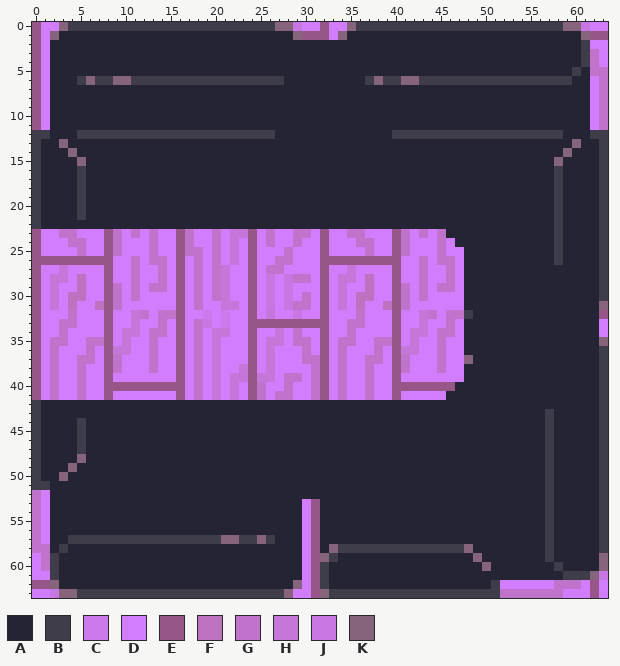
Two states of a pixel-art file, Assets/Sprites/Titles/bigchair.aseprite. Above: the version before the commit.
64x64 pixels, 1 frame. Colours within 5 levels of each other are drawn and written as one.
Visible layers, top first: "Layer 2", "Layer 1".
Palette (. is transparent): A #252434  B #3e3d49  C #cc79ec  D #d27cff  E #965788  F #bd72c0  G #c073ca  H #c576d9  J #c877e2  K #86647b
Pixels before (only the part around the change), first column x 0:
 0 EDDKBBBBBBBBBBBBBBBBBBBBBBBKKJDDEDDKBBBBBBBBBBBBBBBBBBBBBBBKKJDD
 1 EDKAAAAAAAAAAAAAAAAAAAAAAAAAAKEEEDKAAAAAAAAAAAAAAAAAAAAAAAAAAKEE
 2 EDAAAAAAAAAAAAAAAAAAAAAAAAAAAAAAAAAAAAAAAAAAAAAAAAAAAAAAAAAAABDD
 3 EDAAAAAAAAAAAAAAAAAAAAAAAAAAAAAAAAAAAAAAAAAAAAAAAAAAAAAAAAAAABGD
 4 EDAAAAAAAAAAAAAAAAAAAAAAAAAAAAAAAAAAAAAAAAAAAAAAAAAAAAAAAAAAABGD
 5 EDAAAAAAAAAAAAAAAAAAAAAAAAAAAAAAAAAAAAAAAAAAAAAAAAAAAAAAAAAABAGG
 6 EDAAABKBBKKBBBBBBBBBBBBBBBBBAAAAAAAAABKBBKKBBBBBBBBBBBBBBBBBAADG
 7 EDAAAAAAAAAAAAAAAAAAAAAAAAAAAAAAAAAAAAAAAAAAAAAAAAAAAAAAAAAAAADG
 8 EDAAAAAAAAAAAAAAAAAAAAAAAAAAAAAAAAAAAAAAAAAAAAAAAAAAAAAAAAAAAADG
 9 EDAAAAAAAAAAAAAAAAAAAAAAAAAAAAAAAAAAAAAAAAAAAAAAAAAAAAAAAAAAAADG
10 EDAAAAAAAAAAAAAAAAAAAAAAAAAAAAAAAAAAAAAAAAAAAAAAAAAAAAAAAAAAAADG
11 EDAAAAAAAAAAAAAAAAAAAAAAAAAAAAAAAAAAAAAAAAAAAAAAAAAAAAAAAAAAAADG
12 BBAAABBBBBBBBBBBBBBBBBBBBBBAAAAAAAAAAAAABBBBBBBBBBBBBBBBBBBAAABB
13 BAAKAAAAAAAAAAAAAAAAAAAAAAAAAAAAAAAAAAAAAAAAAAAAAAAAAAAAAAAAKAAB
14 BAAAKAAAAAAAAAAAAAAAAAAAAAAAAAAAAAAAAAAAAAAAAAAAAAAAAAAAAAAKAAAB
15 BAAAAKAAAAAAAAAAAAAAAAAAAAAAAAAAAAAAAAAAAAAAAAAAAAAAAAAAAAKAAAAB
16 BAAAABAAAAAAAAAAAAAAAAAAAAAAAAAAAAAAAAAAAAAAAAAAAAAAAAAAAABAAAAB
17 BAAAABAAAAAAAAAAAAAAAAAAAAAAAAAAAAAAAAAAAAAAAAAAAAAAAAAAAABAAAAB
18 BAAAABAAAAAAAAAAAAAAAAAAAAAAAAAAAAAAAAAAAAAAAAAAAAAAAAAAAABAAAAB
19 BAAAABAAAAAAAAAAAAAAAAAAAAAAAAAAAAAAAAAAAAAAAAAAAAAAAAAAAABAAAAB
20 BAAAABAAAAAAAAAAAAAAAAAAAAAAAAAAAAAAAAAAAAAAAAAAAAAAAAAAAABAAAAB
21 BAAAABAAAAAAAAAAAAAAAAAAAAAAAAAAAAAAAAAAAAAAAAAAAAAAAAAAAABAAAAB
22 BAAAAAAAAAAAAAAAAAAAAAAAAAAAAAAAAAAAAAAAAAAAAAAAAAAAAAAAAABAAAAB
23 EDDGGDDDEGDGDGDDEGDDGDHHEDGDDGGDEDDGGDDDEGDGDGAAAAAAAAAAAABAAAAB
24 EDDDGGDDEGDDDGDDEGDDGDHDEDGDDGDDEDDDGGDDEGDDDGDAAAAAAAAAAABAAAAB
25 EDDDDGDDEGDDDGDDEGGDGDHDEDDDGDDDEDDDDGDDEGDDDGDDAAAAAAAAAABAAAAB
26 EEEEEEEEEDDGDGGDEDGDGDHDEDDGGDDDEEEEEEEEEDDGDGGDAAAAAAAAAABAAAAB
27 EDDHDDDDEDDGDDGDEDGDGHDDEDGGDDDDEDDHDDDDEDDGDDGDAAAAAAAAAAAAAAAB
28 EDHHDFDDEDDGDDGDEDGDGHDDEDJDJGGDEDHHDFDDEDDGDDGDAAAAAAAAAAAAAAAB
29 EDHDDFDDEGDGDGGDEDGDGHDDEDJDJDDDEDHDDFDDEGDGDGGDAAAAAAAAAAAAAAAB
30 EDHDFFDDEGDGDDDDEDGDGHDDEDJDJDGDEDHDFFDDEGDGDDDDAAAAAAAAAAAAAAAB
31 EDHDFDDFEGDDDDDDEDGDDHHDEDJDJGGDEDHDFDDFEGDDDDDDAAAAAAAAAAAAAAAK
32 EDDDGDDDEDDHGDGGEDDCDCDDEDHDDJDDEDDDGDDDEDDHGDGGBAAAAAAAAAAAAAAE
33 EDDGGDDDEDDHDDGDEDGJDCDDEEEEEEEEEDDGGDDDEDDHDDGDAAAAAAAAAAAAAAAD
34 EDDGDDDDEDHHDGGDEDGDHHDDEDDHDGDDEDDGDDDDEDHHDGGDAAAAAAAAAAAAAAAD
35 EDGGDDGGEDHDDGDDEDGDHDDDEDHHDGGDEDGGDDGGEDHDDGDDAAAAAAAAAAAAAAAK
36 EDGDDDGDEHHDDGDDEDGDHDDDEDHDDDGDEDGDDDGDEHHDDGDDAAAAAAAAAAAAAAAB
37 EDGDDGGDEGDDDGDDEDGDHDDDEDHDDDGGEDGDDGGDEGDDDGDDKAAAAAAAAAAAAAAB
38 EDGDDGDDEGDDDGDDEDGDHDDHEDHDDDDGEDGDDGDDEGDDDGDDAAAAAAAAAAAAAAAB
39 EDGDDGDDEDDDDDDDEDGDHDHHEHHDGGDGEDGDDGDDEDDDDDDDAAAAAAAAAAAAAAAB
40 EDGDDGDDEEEEEEEEEDGDHDHDEGDDGDDGEDGDDGDDEEEEEEEAAAAAAAAAAAAAAAAB
41 EDGDDGDDEDDDDDDDEDGDHDHDEGDGGDDGEDGDDGDDEDDDDDAAAAAAAAAAAAAAAAAB
42 BAAAAAAAAAAAAAAAAAAAAAAAAAAAAAAAAAAAAAAAAAAAAAAAAAAAAAAAAAAAAAAB
43 BAAAAAAAAAAAAAAAAAAAAAAAAAAAAAAAAAAAAAAAAAAAAAAAAAAAAAAAABAAAAAB
44 BAAAABAAAAAAAAAAAAAAAAAAAAAAAAAAAAAAAAAAAAAAAAAAAAAAAAAAABAAAAAB
45 BAAAABAAAAAAAAAAAAAAAAAAAAAAAAAAAAAAAAAAAAAAAAAAAAAAAAAAABAAAAAB
46 BAAAABAAAAAAAAAAAAAAAAAAAAAAAAAAAAAAAAAAAAAAAAAAAAAAAAAAABAAAAAB
47 BAAAABAAAAAAAAAAAAAAAAAAAAAAAAAAAAAAAAAAAAAAAAAAAAAAAAAAABAAAAAB
48 BAAAAKAAAAAAAAAAAAAAAAAAAAAAAAAAAAAAAAAAAAAAAAAAAAAAAAAAABAAAAAB
49 BAAAKAAAAAAAAAAAAAAAAAAAAAAAAAAAAAAAAAAAAAAAAAAAAAAAAAAAABAAAAAB
50 BAAKAAAAAAAAAAAAAAAAAAAAAAAAAAAAAAAAAAAAAAAAAAAAAAAAAAAAABAAAAAB
51 BBAAAAAAAAAAAAAAAAAAAAAAAAAAAAAAAAAAAAAAAAAAAAAAAAAAAAAAABAAAAAB
52 GDAAAAAAAAAAAAAAAAAAAAAAAAAAAAAAAAAAAAAAAAAAAAAAAAAAAAAAABAAAAAB
53 GDAAAAAAAAAAAAAAAAAAAAAAAAAAAADEAAAAAAAAAAAAAAAAAAAAAAAAABAAAAAB
54 GDAAAAAAAAAAAAAAAAAAAAAAAAAAAADEAAAAAAAAAAAAAAAAAAAAAAAAABAAAAAB
55 GDAAAAAAAAAAAAAAAAAAAAAAAAAAAADEAAAAAAAAAAAAAAAAAAAAAAAAABAAAAAB
56 GDAAAAAAAAAAAAAAAAAAAAAAAAAAAADEAAAAAAAAAAAAAAAAAAAAAAAAABAAAAAB
57 GDAABBBBBBBBBBBBBBBBBKKBBKBAAADEAAAAAAAAAAAAAAAAAAAAAAAAABAAAAAB
58 GGABAAAAAAAAAAAAAAAAAAAAAAAAAADEAKBBBBBBBBBBBBBBKAAAAAAAABAAAAAB
59 DGBAAAAAAAAAAAAAAAAAAAAAAAAAAADEKBAAAAAAAAAAAAAAAKAAAAAAABAAAAAK
60 DGBAAAAAAAAAAAAAAAAAAAAAAAAAAADEBAAAAAAAAAAAAAAAAAKAAAAAAABAAAAK
61 DDBAAAAAAAAAAAAAAAAAAAAAAAAAAADEBAAAAAAAAAAAAAAAAAAAAAAAAAABBBKJ
62 EEKAAAAAAAAAAAAAAAAAAAAAAAAAAKDEBAAAAAAAAAAAAAAAAAABDDDDDDGGGDED
63 DDJKKBBBBBBBBBBBBBBBBBBBBBBBKDDEKBBBBBBBBBBBBBBBBBBBGGGGGGGDDDED
After:
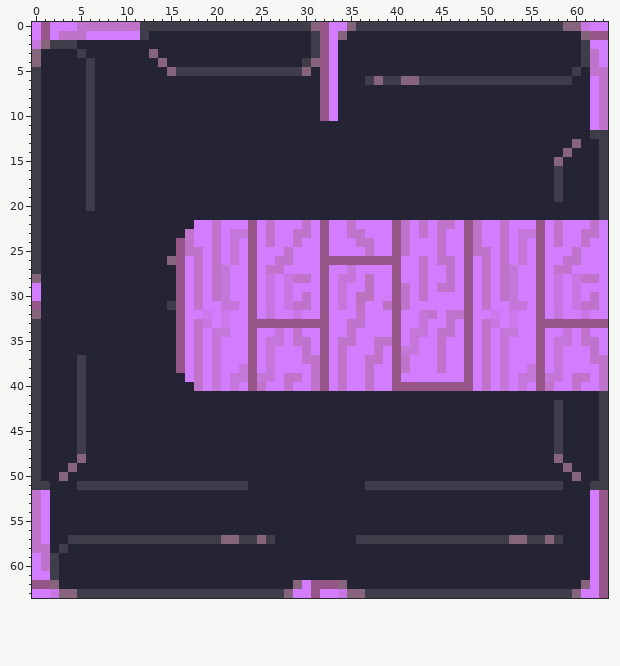
What changed:
Changed rows in their new state; - is an unchanged pixel.
Layer "Layer 2":
first column x 0:
 0 DE-DDGGGGGGG---------------BBBBK--------------------------------
 1 DEDGGGDDDDDDB----------------AAB--------------------------------
 2 JKBBB--------------------------BED------------------------------
 3 KA---B-------K-----------------BED------------------------------
 4 KA----B-------K---------------BKED------------------------------
 5 BA----B--------KBBBBBBBBBBBBBBK-ED------------------------------
 6 BA---ABAAAAAAAAAAAAAAAAAAAAA----ED------------------------------
 7 BA----B-------------------------ED------------------------------
 8 BA----B-------------------------ED------------------------------
 9 BA----B-------------------------ED------------------------------
10 BA----B-------------------------ED------------------------------
11 BA----B---------------------------------------------------------
12 -A---A-AAAAAAAAAAAAAAAAAAAA-------------AAAAAAAAAAAAAAAAAAA-----
13 ---A--B---------------------------------------------------------
14 ----A-B---------------------------------------------------------
15 -----AB---------------------------------------------------------
16 -----AB---------------------------------------------------------
17 -----AB---------------------------------------------------------
18 -----AB---------------------------------------------------------
19 -----AB---------------------------------------------------------
20 -----AB---------------------------------------------------A-----
21 -----A----------------------------------------------------A-----
22 ------------------DDGDDDEDGDDDGDEDDGDDDDEGDGDGGDEGDDGDDDEDGDDDGD
23 BAAAAAAAAAAAAAAAA-----------------------------DDEGDDGDHHEDGDDGGD
24 BAAAAAAAAAAAAAAA-------------------------------DEGDDGDHDEDGDDGDD
25 BAAAAAAAAAAAAAAA--------------------------------EGGDGDHDEDDDGDDD
26 BAAAAAAAAAAAAAAK--------------------------------EDGDGDHDEDDGGDDD
27 BAAAAAAAAAAAAAAA--------------------------------EDGDGHDDEDGGDDDD
28 KAAAAAAAAAAAAAAA--------------------------------EDGDGHDDEDJDJGGD
29 DAAAAAAAAAAAAAAA--------------------------------EDGDGHDDEDJDJDDD
30 DAAAAAAAAAAAAAAA--------------------------------EDGDGHDDEDJDJDGD
31 -AAAAAAAAAAAAAAB--------------------------------EDGDDHHDEDJDJGGD
32 KAAAAAAAAAAAAAAA--------------------------------EDDCDCDDEDHDDJDD
33 BAAAAAAAAAAAAAAA--------------------------------EDGJDCDDEEEEEEEE
34 BAAAAAAAAAAAAAAA--------------------------------EDGDHHDDEDDHDGD-
35 BAAAAAAAAAAAAAAA--------------------------------EDGDHDDDEDHHDGGD
36 BAAAAAAAAAAAAAAA--------------------------------EDGDHDDDEDHDDDGD
37 BAAAABAAAAAAAAAA--------------------------------EDGDHDDDEDHDDDGG
38 BAAAABAAAAAAAAAA--------------------------------EDGDHDDHEDHDDDDG
39 BAAAABAAAAAAAAAAA-------------------------------EDGDHDHHEHHDGGDG
40 BAAAABAAAAAAAAAAAA-----------------------------EEDGDHDHDEGDDGDDG
41 BAAAABAAAAAAAAAAAAAAAAAAAAAAAAAAAAAAAAAAAAAAAA------------------
42 -----B----------------------------------------------------B-----
43 -----B---------------------------------------------------AB-----
44 ---------------------------------------------------------AB-----
45 ---------------------------------------------------------AB-----
46 ---------------------------------------------------------AB-----
47 ---------------------------------------------------------AB-----
48 ---------------------------------------------------------AK-----
49 ---------------------------------------------------------A-K----
50 ---------------------------------------------------------A--K---
51 -----BBBBBBBBBBBBBBBBBBB-------------BBBBBBBBBBBBBBBBBBBB-B---B-
52 ---------------------------------------------------------A----DE
53 ------------------------------AA-------------------------A----DE
54 ------------------------------AA-------------------------A----DE
55 ------------------------------AA-------------------------A----DE
56 ------------------------------AA-------------------------A----DE
57 ------------------------------AA----BBBBBBBBBBBBBBBBBKKBBKB---DE
58 ------------------------------AA-AAAAAAAAAAAAAAAA--------A----DE
59 ------------------------------AAAA---------------A-------A----DE
60 ------------------------------AAA-----------------A-------A---DE
61 ------------------------------AAA--------------------------AAADE
62 --------------------------------EEK----------------AAAAAAAAAAKDE
63 --------------------------------DDJKK---------------BBBBBBBBK-DE
Boxes around the changes in both pictures, in picture pixels (x1, y1, x2, y2):
changed: (32, 22, 608, 598)
